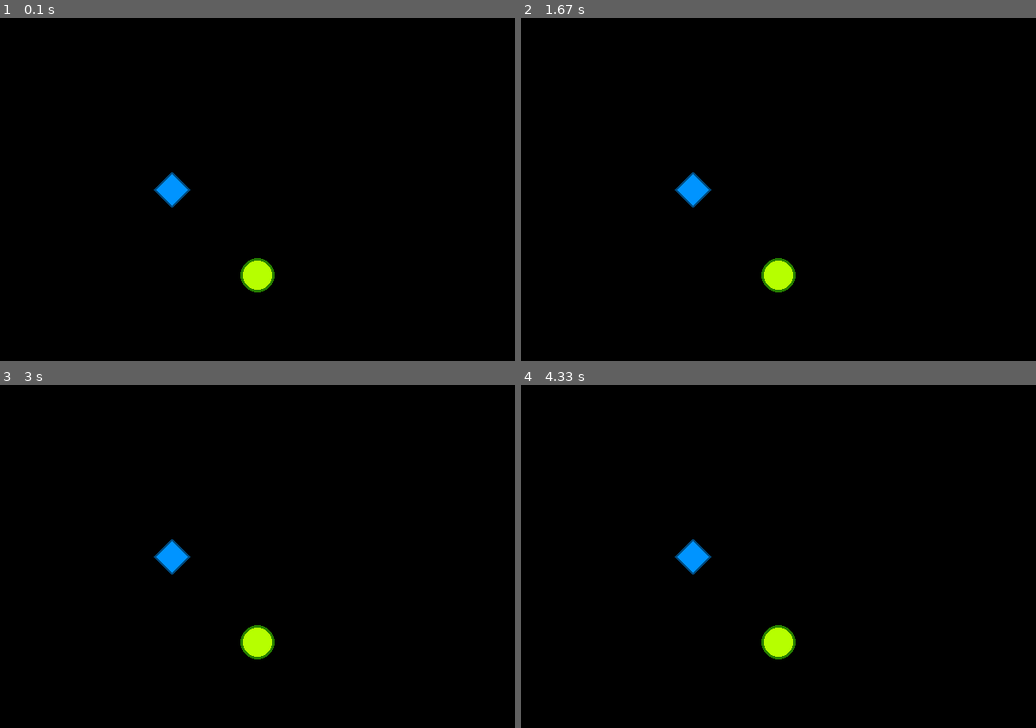
Above: before the commit, frames 1-4 (two rows, left to right).
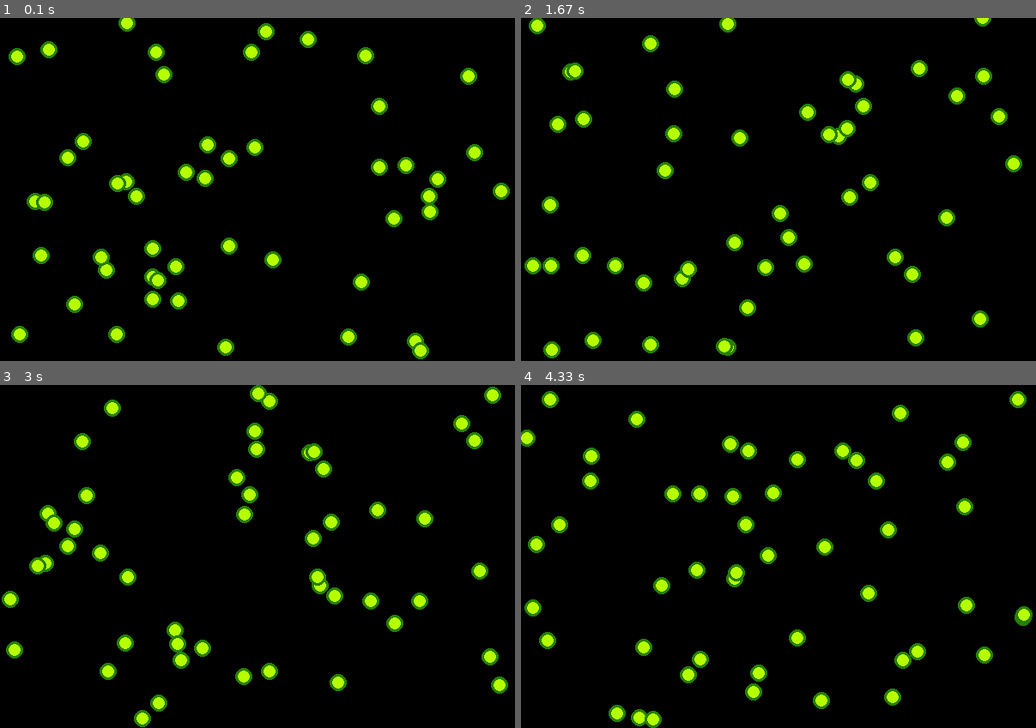
Above: after the commit, the same moments.

Repository: JonKramme/python-pygame-cell-simulation
Game: pygame game, started from main.py
The game is run twice, just before and just after one commit, with the same random seed, the same clock (stepped at 60 frames per second) and the same inputs.
Inputs:
- Up to frame 1 (0.1 s): no input
- Up to frame 2 (1.67 s): no input
- Up to frame 3 (3 s): no input
- Up to frame 4 (4.33 s): no input

The runs differ from the first frame. In frame 1, 7.1% of the frame differs, in the area x 1-99%, y 0-100%; in frame 2, 6.8%; in frame 3, 7.1%, in the area x 0-99%, y 0-100%; in frame 4, 7.0%.

Commit message:
WIP: Cell Collision, vectormath

Diff:
--- a/Cell.py
+++ b/Cell.py
@@ -1,3 +1,6 @@
+import math
+import random
+import numpy as np
 import pygame
 
 from Organism import Organism
@@ -12,27 +15,57 @@
 
 class Cell(Organism):
     def __init__(self, position, nutrients, size, growthThreshold, resistance, primaryColor, secondaryColor, generation,
-                 speed, direction, consumptionSpeed, requiredNutrientsPerCycle):
+                 speed, direction, consumptionSpeed, requiredNutrientsPerCycle, maxSpeed=(1, 1)):
         super().__init__(position, nutrients, size, growthThreshold, resistance, primaryColor, secondaryColor)
         self.id = next(generateID())
         self.generation = generation
         self.speed = speed
-        self.direction = direction
-        self.consumptionSPeed = consumptionSpeed
+        self.direction = np.array(direction, dtype='float64')
+        self.consumptionSpeed = consumptionSpeed
         self.requiredNutrientsPerCycle = requiredNutrientsPerCycle
+        self.maxSpeed = maxSpeed
 
     def update(self):
         pass
 
-    def move(self):
-        pass
+    def move(self,cells, height, width):
+        direct = np.array((random.uniform(-self.speed, self.speed), random.uniform(-self.speed, self.speed)))
+        self.direction += direct
+        if abs(self.direction[0]) + abs(self.direction[1]) > self.maxSpeed[0] + self.maxSpeed[1]:
+            self.direction = [(a / abs(a)) * b for a, b in zip(self.direction, self.maxSpeed)]
+        self.position += self.direction
 
-    def eat(self):
-        pass
+        for c in cells:
+            if c is not self:
+                dist = math.hypot(c.position[0] - self.position[0], c.position[1] - self.position[1])
+                if dist-c.size < self.size:
+                    factor = (self.size+c.size)-dist
+                    vec = (c.position-self.position)*factor
+                    self.eat(c)
+
+
+        # screen boundary detection
+        if self.position[0] < 0:
+            self.position[0] = 0
+            self.direction[0] = -self.direction[0]
+        if self.position[0] > width - self.size:
+            self.position[0] = width - self.size
+            self.direction[0] = -self.direction[0]
+
+        if self.position[1] < 0:
+            self.position[1] = 0
+            self.direction[1] = -self.direction[1]
+        if self.position[1] > height - self.size:
+            self.position[1] = height - self.size
+            self.direction[1] = -self.direction[1]
+
+    def eat(self,cell):
+        cell.nutrients = cell.nutrients-self.consumptionSpeed
+        self.nutrients += self.consumptionSpeed
 
     def draw(self, screen):
-        pygame.draw.circle(screen,self.primaryColor,self.position,self.size,width=0)
-        pygame.draw.circle(screen, self.secondaryColor,self.position,self.size,width=3)
+        pygame.draw.circle(screen, self.primaryColor, self.position, self.size, width=0)
+        pygame.draw.circle(screen, self.secondaryColor, self.position, self.size, width=3)
 
     def reproduce(self, organismList):
         pass
--- a/Organism.py
+++ b/Organism.py
@@ -1,11 +1,12 @@
 from abc import ABC, abstractmethod
 
+import numpy as np
 import pygame
 
 
 class Organism(ABC):
     def __init__(self, position, nutrients, size, growthThreshold, resistance, primaryColor, secondaryColor):
-        self.position = position
+        self.position = np.array(position, dtype='float64')
         self.nutrients = nutrients
         self.size = size
         self.growthThreshold = growthThreshold
@@ -19,7 +20,7 @@
 
     @abstractmethod
     def draw(self, screen):
-        pygame.draw.circle(screen, (255, 0, 220), self.position, self.size)
+        pygame.draw.circle(screen, (255, 0, 220), self.position.dtype('int64'), self.size)
 
 
     @abstractmethod
--- a/main.py
+++ b/main.py
@@ -1,3 +1,4 @@
+import random
 import sys, pygame
 
 from Cell import Cell
@@ -5,6 +6,7 @@
 
 BLACK = (0, 0, 0)
 cells = list()
+food = list()
 
 
 def handle_events():
@@ -22,20 +24,28 @@
 if __name__ == '__main__':
     pygame.init()
     size = width, height = 600, 400
+    boundary = (width * 0.02, height * 0.02, width * 0.98, height * 0.98,)
 
     screen = pygame.display.set_mode(size)
     # create Cells etc.
-    f = Food((200, 200), 200.0, 20.0, 500, 1, (0, 148, 255), (0, 74, 127))
-    c = Cell((300, 300), 200.0, 20.0, 500, 1, (182, 255, 0), (38, 127, 0), 0, 2, (0, 0), 2, 2)
+    for x in range(50):
+        cells.append(Cell((random.randrange(boundary[0], boundary[2]), random.randrange(boundary[1], boundary[3])),
+                          200.0, 10.0, 500, 1, (182, 255, 0), (38, 127, 0), 0, 0.20, (0, 0), 2, 2))
+
+    for x in range(5):
+        f = Food((random.randrange(boundary[0], boundary[2]), random.randrange(boundary[1], boundary[3])),
+                  200.0, 5.0, 500, 1, (0, 148, 255), (0, 74, 127))
 
     while True:
         handle_events()
+        pygame.time.delay(10)
+        # simulation logic / Cell Movment
+        screen.fill(BLACK)
+        for c in cells:
+            c.move(cells, height, width)
+            c.draw(screen)
 
-        # simulation logic / Cell Movment
-
-        screen.fill(BLACK)
-        f.draw(screen)
-        c.draw(screen)
-        # draw cells and food
+        for f in food:
+            f.draw(screen)
         # draw GUI
         pygame.display.flip()
